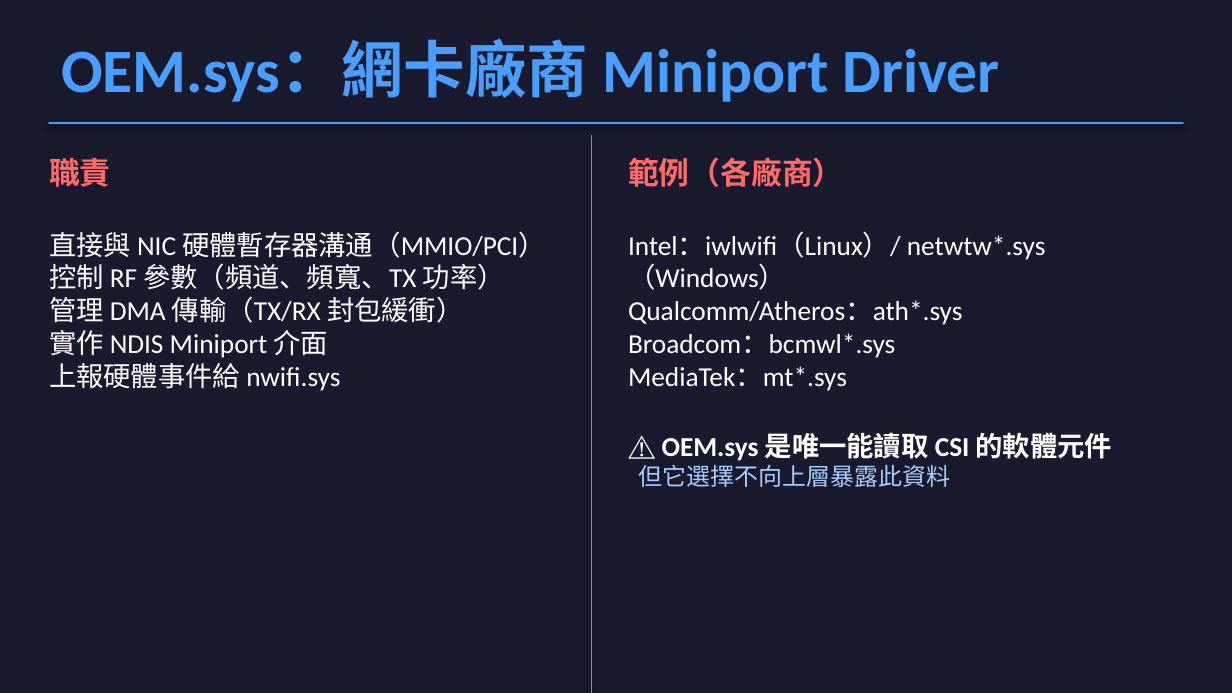
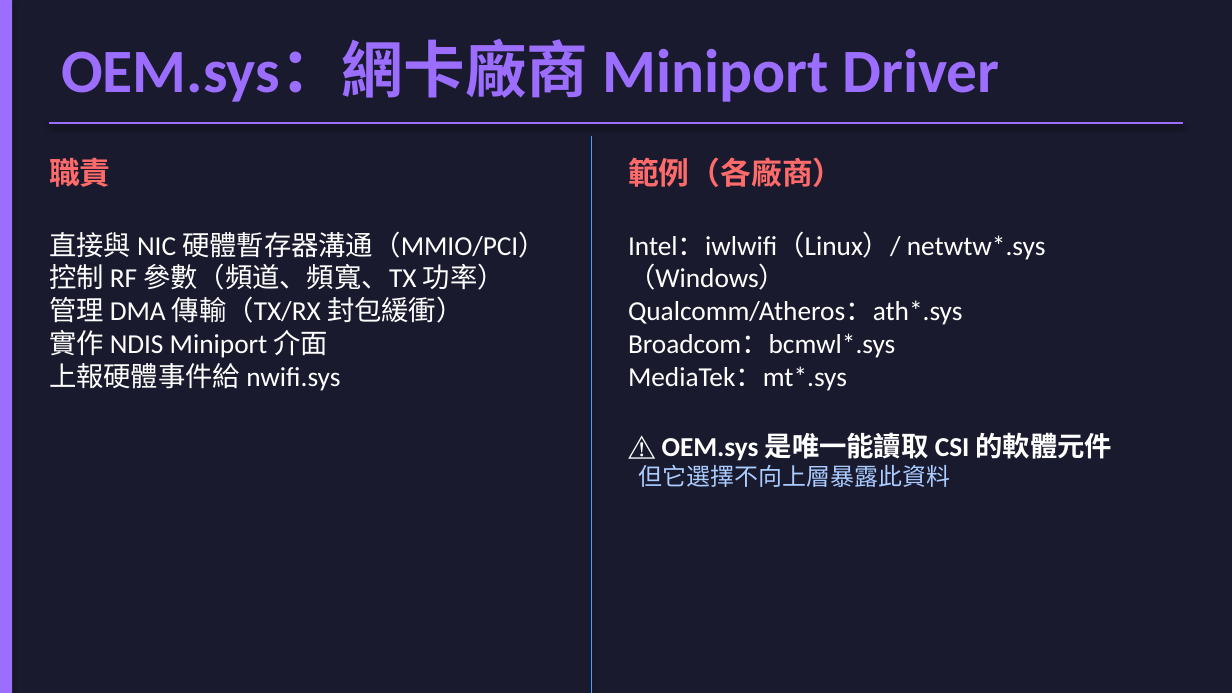
Before and after one commit to jacky92219-cell/network-ppt-project, a slide deck: slide 9 of output/network-card-csi.pptx (slide 8 before the commit). Drawn at 1232x693 pixels with LibreOffice and Linux fonts; fonts in the diff are those of the drawing. Boxes give left, top, right and bottom in pixels: in the first picture for what was removed or moved away, otherwise in the second. Text is boxed around its words. In the diff, an @@ line names an element or a change of style, - is before the commit and + after.

```diff
--- a/output/network-card-csi.pptx
+++ b/output/network-card-csi.pptx
@@ rectangle added at <box>0,0,12,692</box>, fill #9C6EFF @@
@@ text "OEM.sys：網卡廠商 Miniport Driver" at <box>61,41,1000,102</box>: text colour #4A9EFF to #9C6EFF @@
@@ rectangle removed at <box>49,123,1183,123</box> @@
@@ line added from (49, 123) to (1183, 123), #9C6EFF 1.5 pt @@
```
Also in this commit, not shown: 23 other slides changed, 4 slides added, 5 other files.
